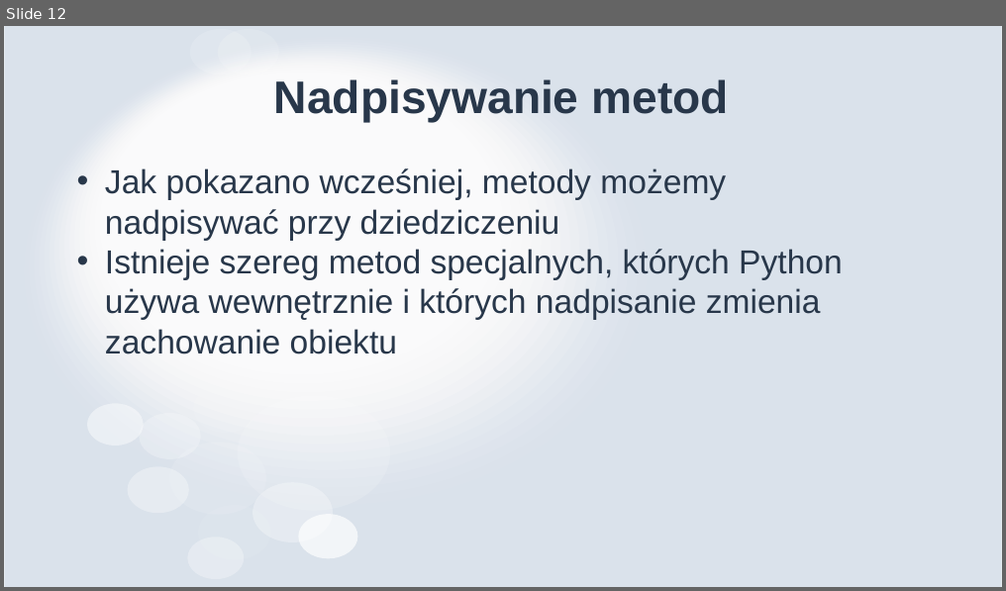
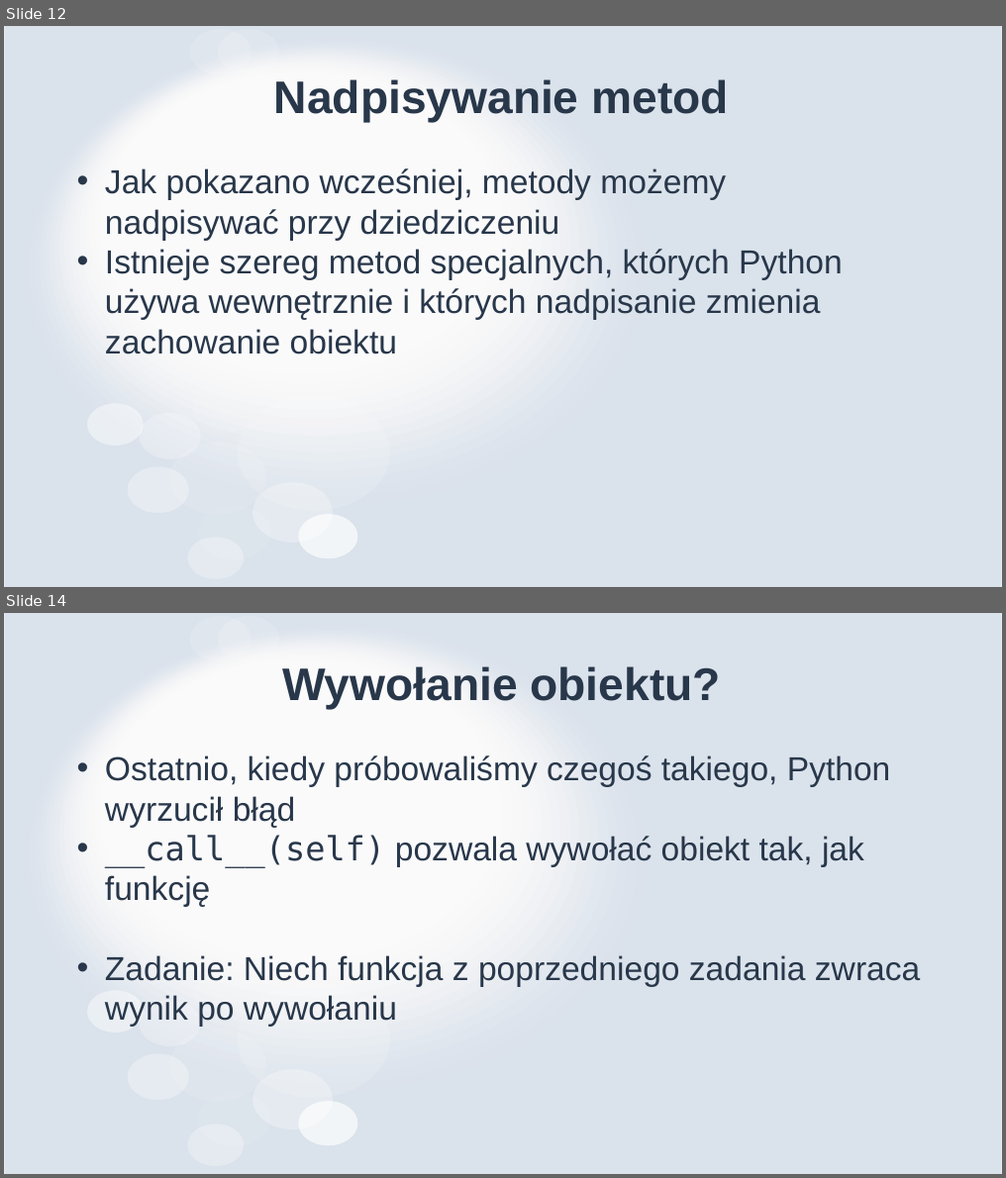
Before and after one commit to MikoStoro/ETI_Academy_python, a slide deck: Objects/Objects.pptx. Shown one above the other, each under a label of ours: slide 12 before the commit, slides 12 and 14 after it; the slides between them are not shown. The pictures are 1006x591 and 1006x1178 pixels, drawn with LibreOffice and Linux fonts; fonts in the diff are those of the drawing. Boxes give left, top, right and bottom in pixels: in the first picture for what was removed or moved away, otherwise in the second. Text is boxed around its words. In the diff, an @@ line names an element or a change of style, - is before the commit and + after.

```diff
--- a/Objects/Objects.pptx
+++ b/Objects/Objects.pptx
@@ slide 14 added at [4,613,1002,1174], background #FFFFFF; not listed: 31 template elements that a slide beside it also shows @@
@@ title added at [282,666,720,710], 44 pt, text #28374A, bold @@
+Wywołanie obiektu?
@@ text added at [105,756,920,1027], 32 pt, text #28374A @@
+• Ostatnio, kiedy próbowaliśmy czegoś takiego, Python wyrzucił błąd
+• __call__(self) pozwala wywołać obiekt tak, jak funkcję
+• Zadanie: Niech funkcja z poprzedniego zadania zwraca wynik po wywołaniu
```
Also in this commit, not shown: 1 slide changed, 3 other slides added, 1 slide removed, 5 other files.
